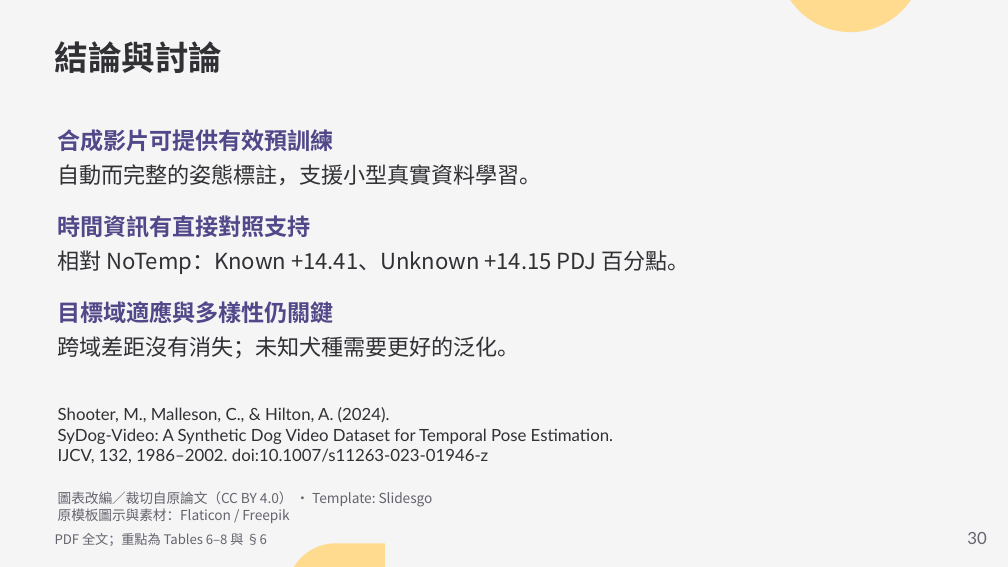
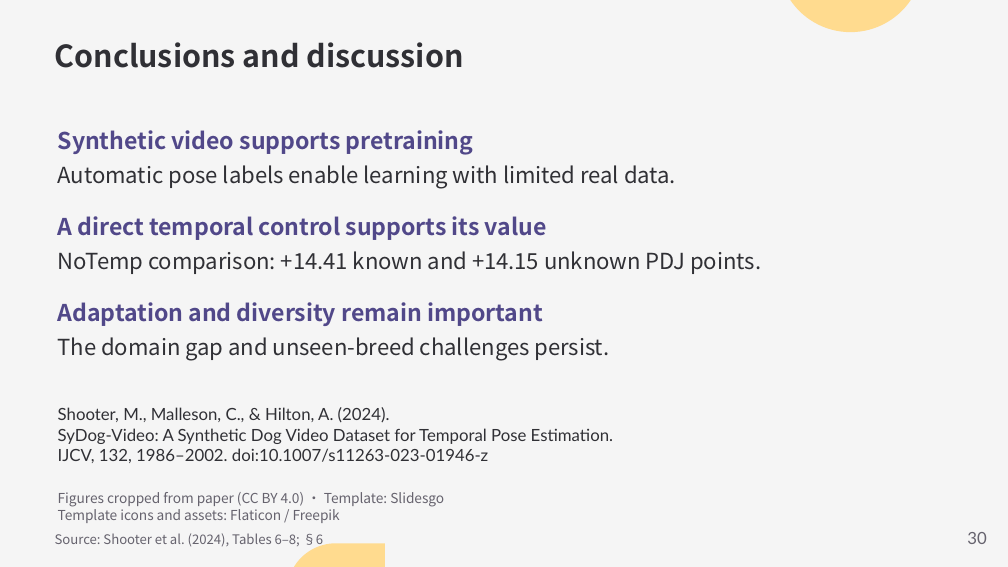
Before and after one commit to Funji713/presentation-design-pro, a slide deck: slide 30 of examples/sydog-video/SyDog-Video.pptx. Drawn at 1008x567 pixels with LibreOffice and Linux fonts; fonts in the diff are those of the drawing. Boxes give left, top, right and bottom in pixels: in the first picture for what was removed or moved away, otherwise in the second. Text is boxed around its words. In the diff, an @@ line names an element or a change of style, - is before the commit and + after.

```diff
--- a/examples/sydog-video/SyDog-Video.pptx
+++ b/examples/sydog-video/SyDog-Video.pptx
@@ text at (55,42,464,68): text changed; size 24 to 21.8 pt @@
-結論與討論
+Conclusions and discussion
@@ text at (58,130,474,154): text changed @@
-合成影片可提供有效預訓練
+Synthetic video supports pretraining
@@ text at (58,165,676,189): text changed @@
-自動而完整的姿態標註，支援小型真實資料學習。
+Automatic pose labels enable learning with limited real data.
@@ text at (58,216,547,240): text changed @@
-時間資訊有直接對照支持
+A direct temporal control supports its value
@@ text at (58,251,761,274): text changed @@
-相對 NoTemp：Known +14.41、Unknown +14.15 PDJ 百分點。
+NoTemp comparison: +14.41 known and +14.15 unknown PDJ points.
@@ text at (58,302,543,326): text changed @@
-目標域適應與多樣性仍關鍵
+Adaptation and diversity remain important
@@ text at (58,337,610,361): text changed @@
-跨域差距沒有消失；未知犬種需要更好的泛化。
+The domain gap and unseen-breed challenges persist.
@@ text at (58,492,444,523): text changed @@
-圖表改編／裁切自原論文（CC BY 4.0） · Template: Slidesgo
-原模板圖示與素材：Flaticon / Freepik
+Figures cropped from paper (CC BY 4.0) · Template: Slidesgo
+Template icons and assets: Flaticon / Freepik
@@ text at (55,533,323,548): text changed @@
-PDF 全文；重點為 Tables 6–8 與 §6
+Source: Shooter et al. (2024), Tables 6–8; §6
```
Also in this commit, not shown: 21 other slides changed, 9 slides added, 9 slides removed, 5 other files.
